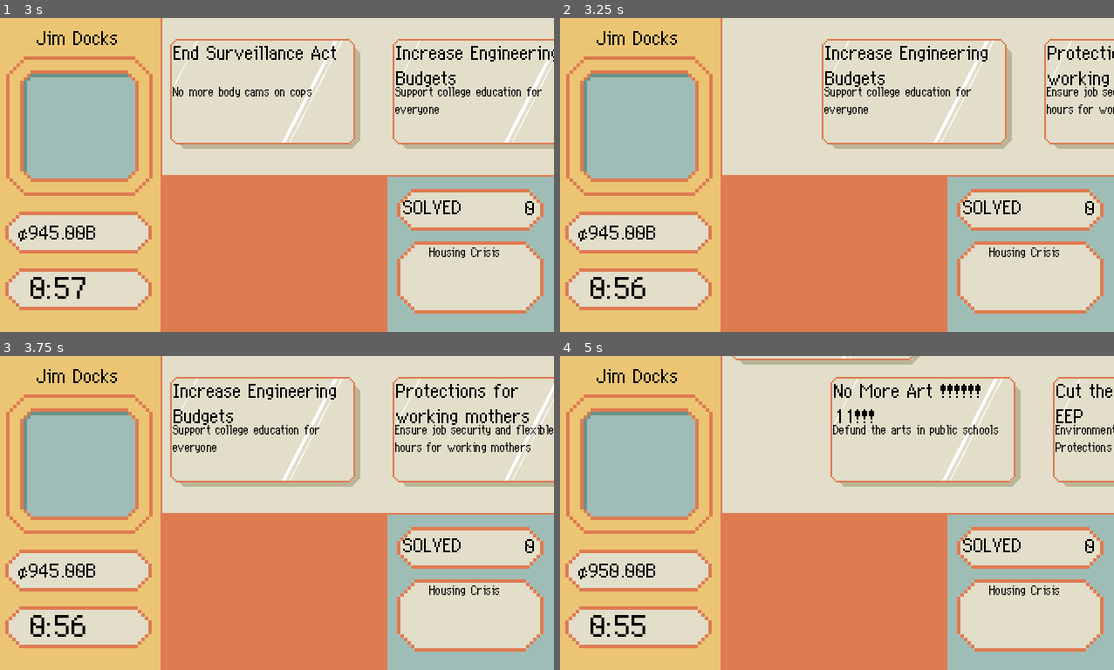
Above: before the commit, frames 1-4 (two rows, left to right).
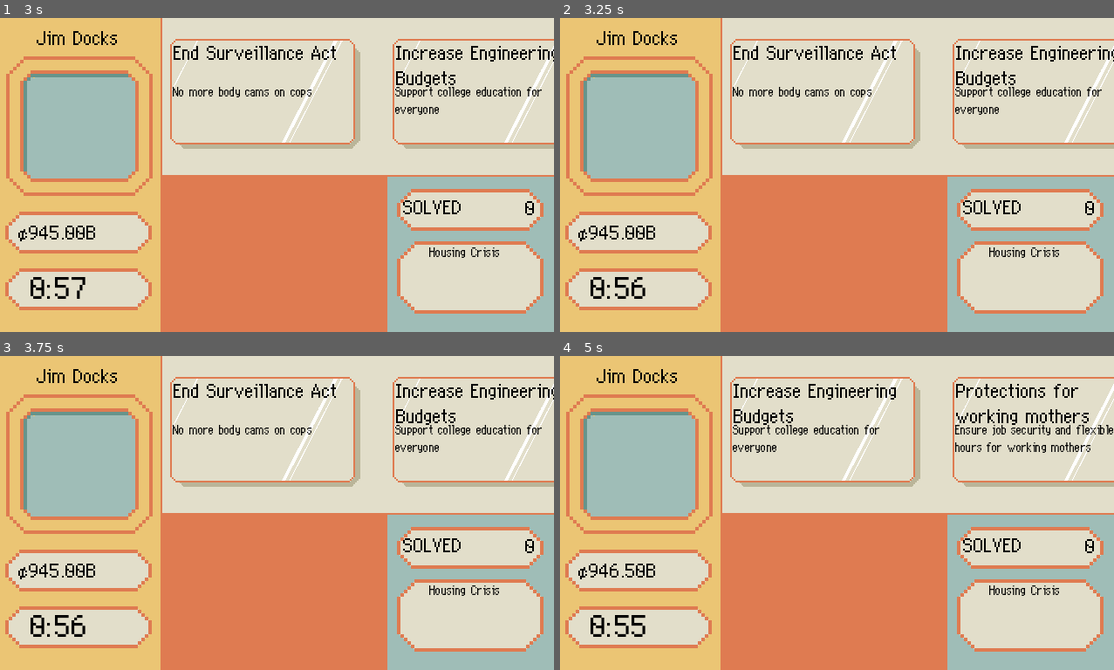
Above: after the commit, the same moments.

Repository: novadragonDOTspace/Socialism
Game: Godot game, scene res://game.tscn
The game is run twice, just before and just after one commit, with the same random seed, the same clock (stepped at 60 frames per second) and the same inputs.
Inputs (mouse positions are in pixels of both pictures, inside the frame that each line leads up to):
- Up to frame 1 (3 s): tap Enter at 0.5, 2.75 s; move the mouse to (398, 159) at 0.52 s; hold D 0.53-1.25 s; tap Space at 0.6, 0.77, 1.07, 2, 2.3 s; click (398, 159) at 0.67 s; drag from (160, 190) to (249, 237) at 1.27 s; move the mouse to (332, 105) at 2.02 s; hold D 2.03-2.75 s; tap Ctrl at 2.1 s; drag from (249, 237) to (105, 127) at 2.77 s
- Up to frame 2 (3.25 s): no input
- Up to frame 3 (3.75 s): move the mouse to (443, 560) at 3.52 s; hold Left from 3.53 s (still down); tap Y at 3.6 s
- Up to frame 4 (5 s): tap Space at 3.77, 3.8, 4.07 s; release Left at 4.25 s; drag from (665, 465) to (748, 434) at 4.27 s

Frame 1 is identical in both runs. In frame 2, 5.5% of the frame differs, in the area x 30-100%, y 6-42%; in frame 3, 3.0%; in frame 4, 6.5%, in the area x 7-100%, y 0-71%.
Error after the commit: Attempt to call function 'start' in base 'null instance' on a null instance. (res://game.gd:49)

Commit message:
Just stop working once the timer runs out, making the endscreen should appear soon

Diff:
--- a/game.gd
+++ b/game.gd
@@ -1,6 +1,9 @@
 extends Node
 
 class_name Game
+
+enum states { go, endscreen }
+@onready var current_State: states = states.go
 
 @export var AllProblems: Array[Problem]
 @export var AllBills: Array[Bill]
@@ -47,6 +50,8 @@
 
 
 func Accept():
+	if current_State != states.go:
+		return
 	if BCN[0].position != Vector2(200, 24):
 		return
 	var currentTime: float = TimerGame.time_left
@@ -66,6 +71,8 @@
 
 
 func KillCurrentProblem():
+	if current_State != states.go:
+		return
 	BCN[0].OffTheyGo()
 	BCN.remove_at(0)
 	for i in BCN:
@@ -77,27 +84,31 @@
 
 
 func _process(_delta: float) -> void:
-	if CurrentProblem.Resolution > CurrentProblem.Prob.Budget:
-		CurrentProblem = ActiveProblem.new()
-		CurrentProblem.Prob = AllProblems.pick_random()
-		solvedProblems += 1
-	$Control/TimerLabel.text = str(int($TimerGame.time_left) / 60) + ":"
-	var seconds = int($TimerGame.time_left) % 60
-	if seconds < 10:
-		$Control/TimerLabel.text += "0" + str(int($TimerGame.time_left) % 60)
-	else:
-		$Control/TimerLabel.text += str(int($TimerGame.time_left) % 60)
-	$Control/PrickName.text = CurrentPrick.Name
-	$Control/ProblemText.text = CurrentProblem.Prob.Name
-	$Control/TextureProgressBar.max_value = CurrentProblem.Prob.Budget
+	match current_State:
+		states.go:
+			if CurrentProblem.Resolution > CurrentProblem.Prob.Budget:
+				CurrentProblem = ActiveProblem.new()
+				CurrentProblem.Prob = AllProblems.pick_random()
+				solvedProblems += 1
+			$Control/TimerLabel.text = str(int($TimerGame.time_left) / 60) + ":"
+			var seconds = int($TimerGame.time_left) % 60
+			if seconds < 10:
+				$Control/TimerLabel.text += "0" + str(int($TimerGame.time_left) % 60)
+			else:
+				$Control/TimerLabel.text += str(int($TimerGame.time_left) % 60)
+			$Control/PrickName.text = CurrentPrick.Name
+			$Control/ProblemText.text = CurrentProblem.Prob.Name
+			$Control/TextureProgressBar.max_value = CurrentProblem.Prob.Budget
+		states.endscreen:
+			pass
 
 
 func _input(_event: InputEvent) -> void:
-	if _event is InputEventKey and _event.pressed:
-		if _event.keycode == KEY_SPACE:
-			Accept()
+	if current_State == states.go:
+		if _event is InputEventKey and _event.pressed:
+			if _event.keycode == KEY_SPACE:
+				Accept()
 
 
 func _on_timer_game_timeout() -> void:
-	# DO FUCKING SOMETHING, show an endstate thing
-	pass # Replace with function body.
+	current_State = states.endscreen
--- a/game.tscn
+++ b/game.tscn
@@ -187,7 +187,7 @@
 
 [node name="SFX" type="AudioStreamPlayer" parent="."]
 
-[node name="TimerAccept" type="Timer" parent="."]
+[node name="TimerDeny" type="Timer" parent="."]
 
 [connection signal="timeout" from="TimerGame" to="." method="_on_timer_game_timeout"]
-[connection signal="timeout" from="TimerAccept" to="." method="KillCurrentProblem"]
+[connection signal="timeout" from="TimerDeny" to="." method="KillCurrentProblem"]
